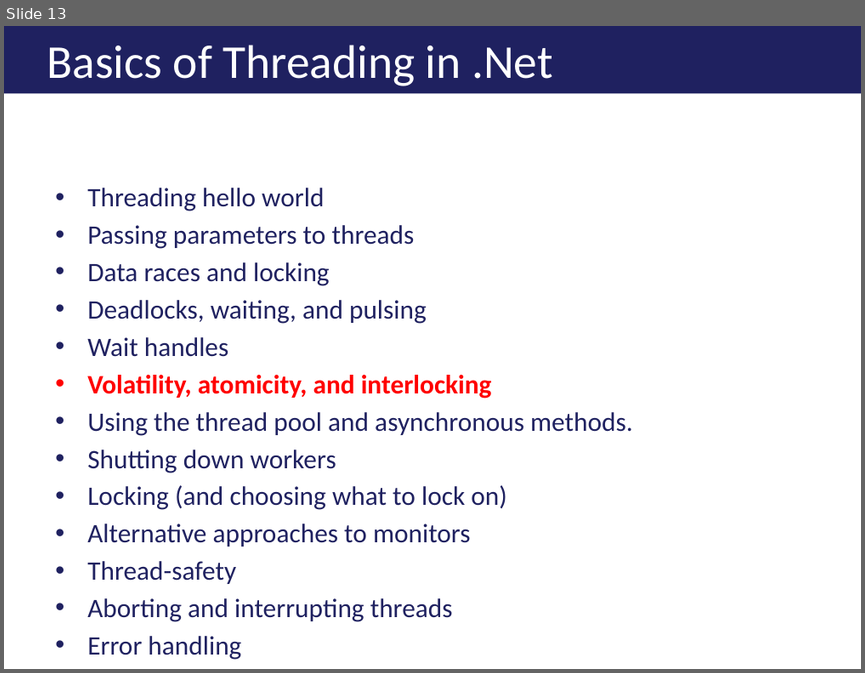
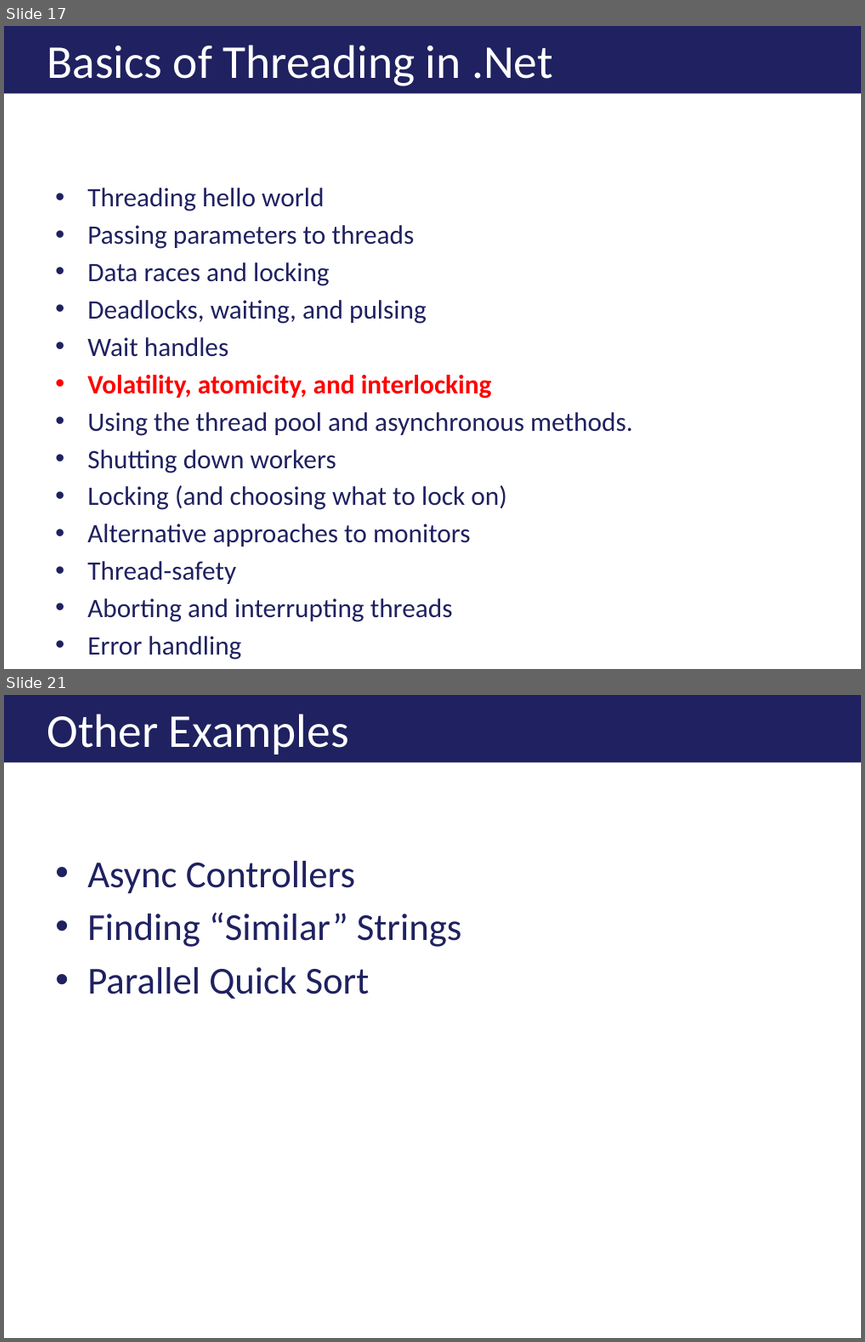
Before and after one commit to ericburcham/THasyINKnc, a slide deck: Presentation/THasINKync.pptx. Shown one above the other, each under a label of ours: slide 13 before the commit, slides 17 and 21 after it; the slides between them are not shown. The pictures are 865x673 and 865x1342 pixels, drawn with LibreOffice and Linux fonts; fonts in the diff are those of the drawing; background and template pictures are left out. Boxes give left, top, right and bottom in pixels: in the first picture for what was removed or moved away, otherwise in the second. Text is boxed around its words. In the diff, an @@ line names an element or a change of style, - is before the commit and + after.

```diff
--- a/Presentation/THasINKync.pptx
+++ b/Presentation/THasINKync.pptx
@@ slide 21 added at [4, 695, 861, 1338], background #FFFFFF @@
@@ title added at [4, 695, 861, 763], fill #1F2160, 39.6 pt, text #FFFFFF @@
+Other Examples
@@ text added at [87, 861, 462, 998], 32 pt, text #1F2160 @@
+• Async Controllers
+• Finding “Similar” Strings
+• Parallel Quick Sort
@@ what was slide 13 is now slide 17 @@
```
Also in this commit, not shown: 1 slide changed, 8 other slides added.
